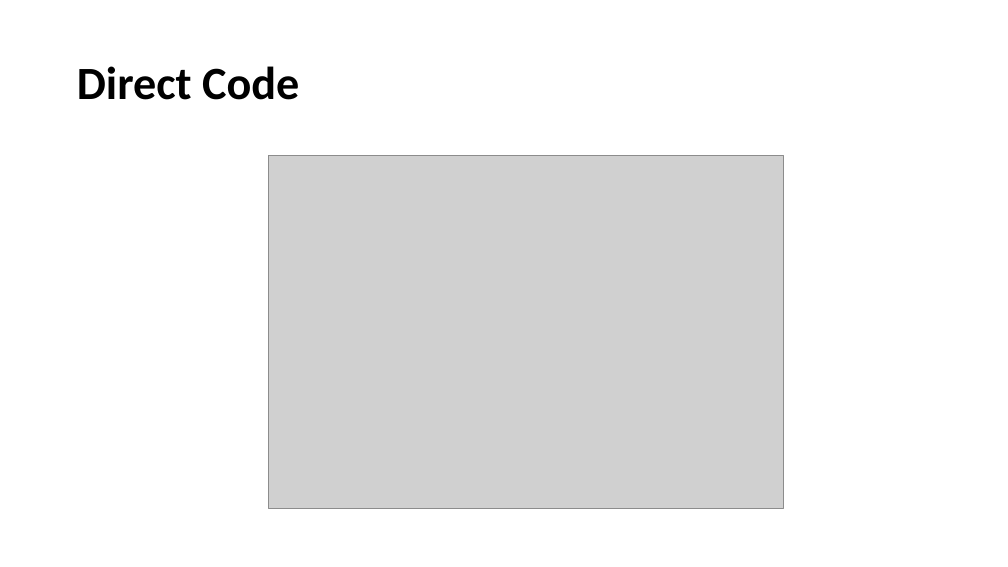
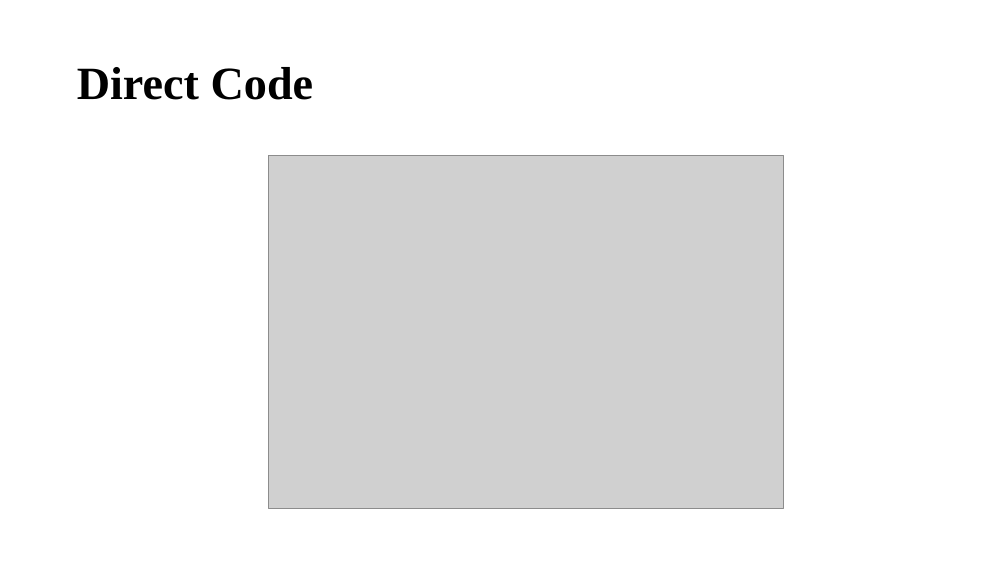
Before and after one commit to 2014-sed-team3/term-project, a slide deck: slide 2 of homework/hw9/9-1/SED-Hw9_1.pptx. Drawn at 1008x567 pixels with LibreOffice and Linux fonts; fonts in the diff are those of the drawing; grey boxes stand for pictures. Boxes give left, top, right and bottom in pixels: in the first picture for what was removed or moved away, otherwise in the second. Text is boxed around its words. In the diff, an @@ line names an element or a change of style, - is before the commit and + after.

```diff
--- a/homework/hw9/9-1/SED-Hw9_1.pptx
+++ b/homework/hw9/9-1/SED-Hw9_1.pptx
@@ title "Direct Code" at (77,67,314,100): font Calibri to Times New Roman @@
```
Also in this commit, not shown: 6 other slides changed.
